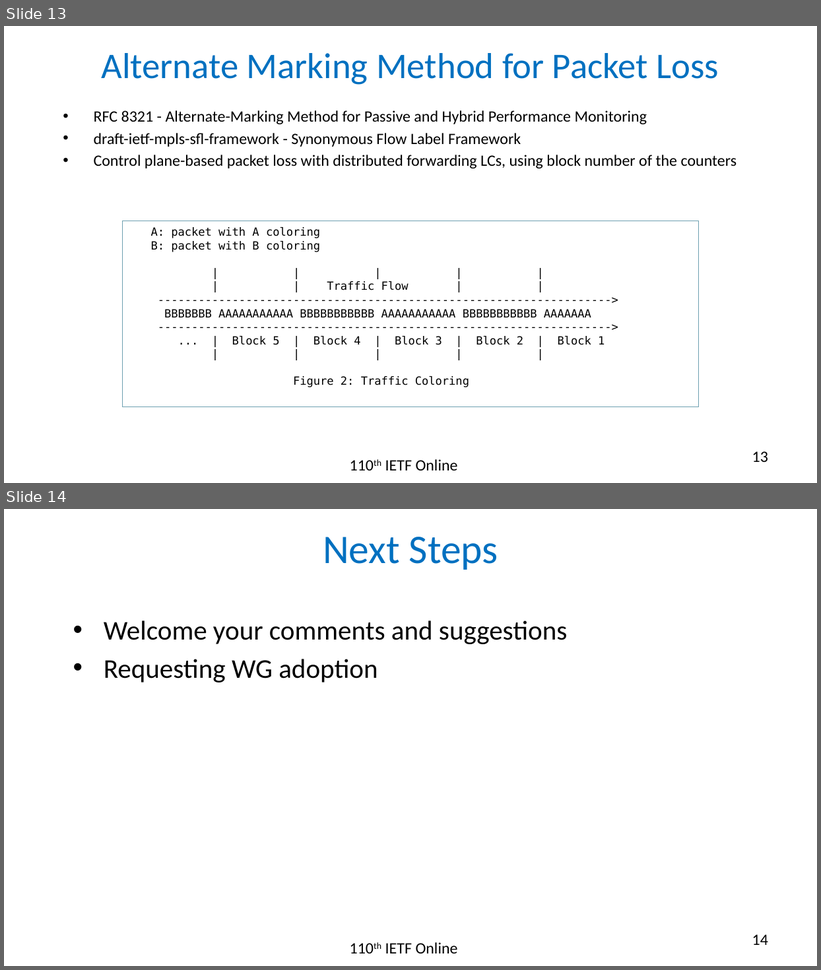
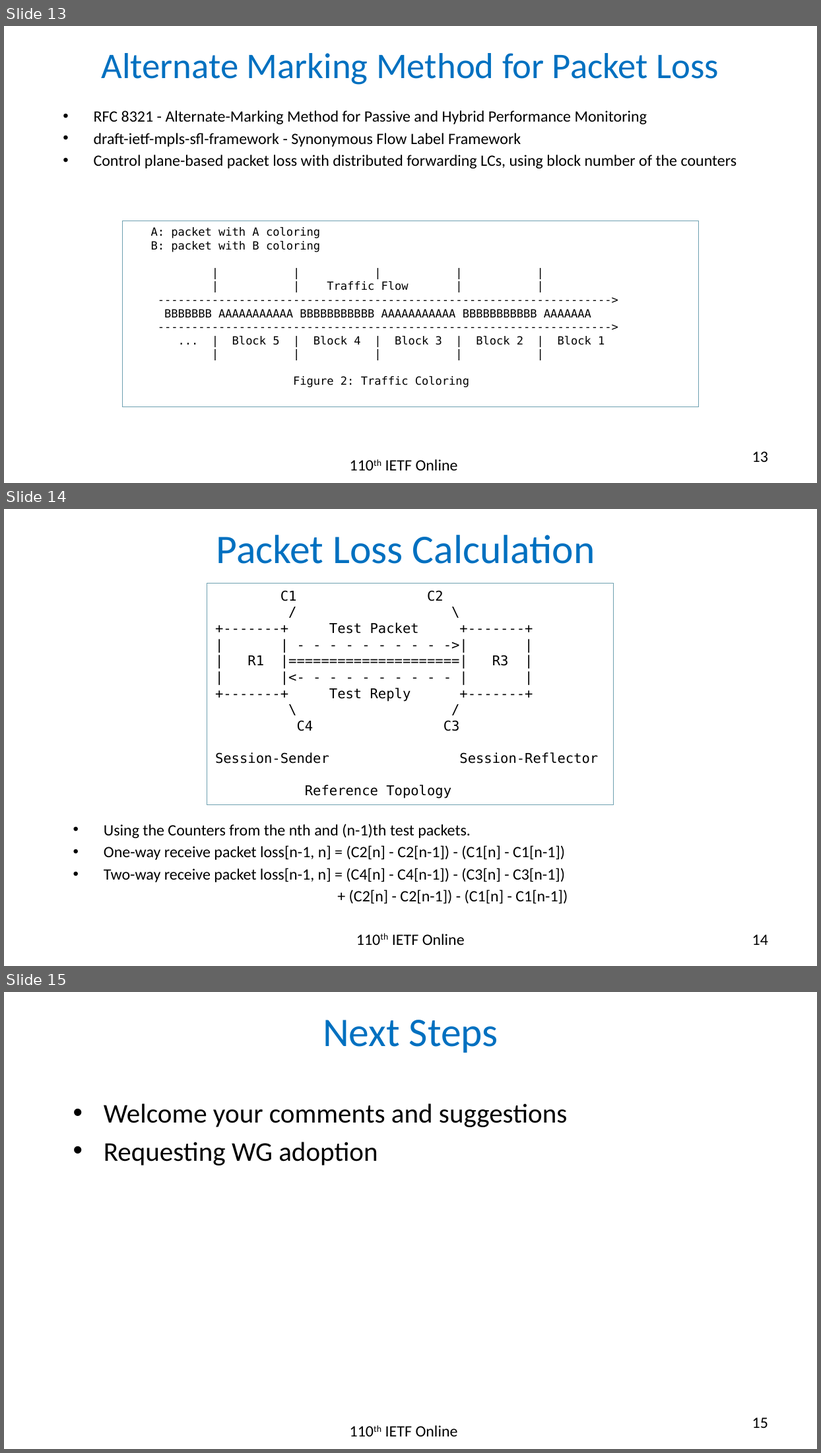
Before and after one commit to rakgandhi/ietf-slides, a slide deck: draft-gandhi-ippm-stamp-srpm-01.pptx. Shown one above the other, each under a label of ours: slides 13 and 14 before the commit, slides 13, 14 and 15 after it. The pictures are 821x970 and 821x1453 pixels, drawn with LibreOffice and Linux fonts; fonts in the diff are those of the drawing. Boxes give left, top, right and bottom in pixels: in the first picture for what was removed or moved away, otherwise in the second. Text is boxed around its words. In the diff, an @@ line names an element or a change of style, - is before the commit and + after.

```diff
--- a/draft-gandhi-ippm-stamp-srpm-01.pptx
+++ b/draft-gandhi-ippm-stamp-srpm-01.pptx
@@ slide 14 added at <box>4,509,817,966</box>, background #FFFFFF @@
@@ title added at <box>217,535,595,564</box>, 36 pt, text #0070C0 @@
+Packet Loss Calculation
@@ rectangle added at <box>207,583,614,805</box>, outline #6EA0B0 0.75 pt, 12 pt, text #000000 @@
+C1 C2
+/ \
++-------+ Test Packet +-------+
+| | - - - - - - - - - ->| |
+| R1 |=====================| R3 |
+| |<- - - - - - - - - - | |
++-------+ Test Reply +-------+
+\ /
+C4 C3
+Session-Sender Session-Reflector
+Reference Topology
@@ text added at <box>104,824,568,904</box>, 14 pt, text #000000 @@
+• Using the Counters from the nth and (n-1)th test packets.
+• One-way receive packet loss[n-1, n] = (C2[n] - C2[n-1]) - (C1[n] - C1[n-1])
+• Two-way receive packet loss[n-1, n] = (C4[n] - C4[n-1]) - (C3[n] - C3[n-1])
++ (C2[n] - C2[n-1]) - (C1[n] - C1[n-1])
@@ text added at <box>392,934,465,945</box>, 14 pt, text #000000 @@
+110th IETF Online
@@ page number added at <box>752,935,768,945</box>, 14 pt, text #000000 @@
+14
@@ what was slide 14 is now slide 15 @@
@@ page number at <box>752,1418,768,1428</box>: text changed @@
-14
+15
```
Also in this commit, not shown: 2 slides changed, 2 other files.
